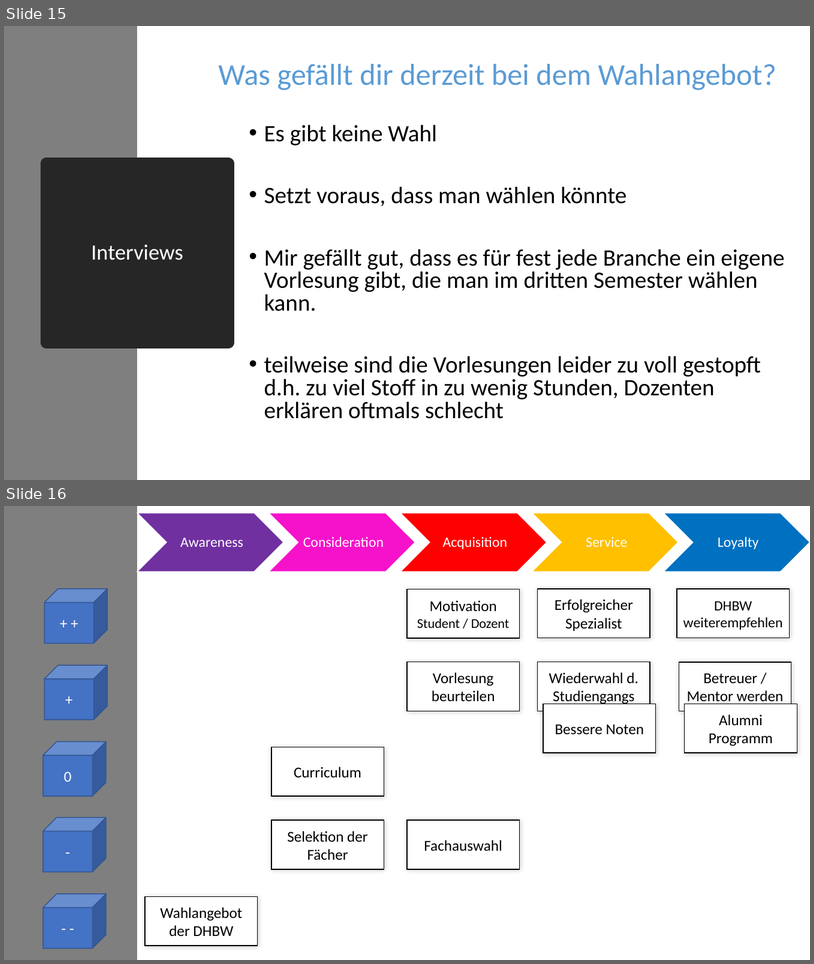
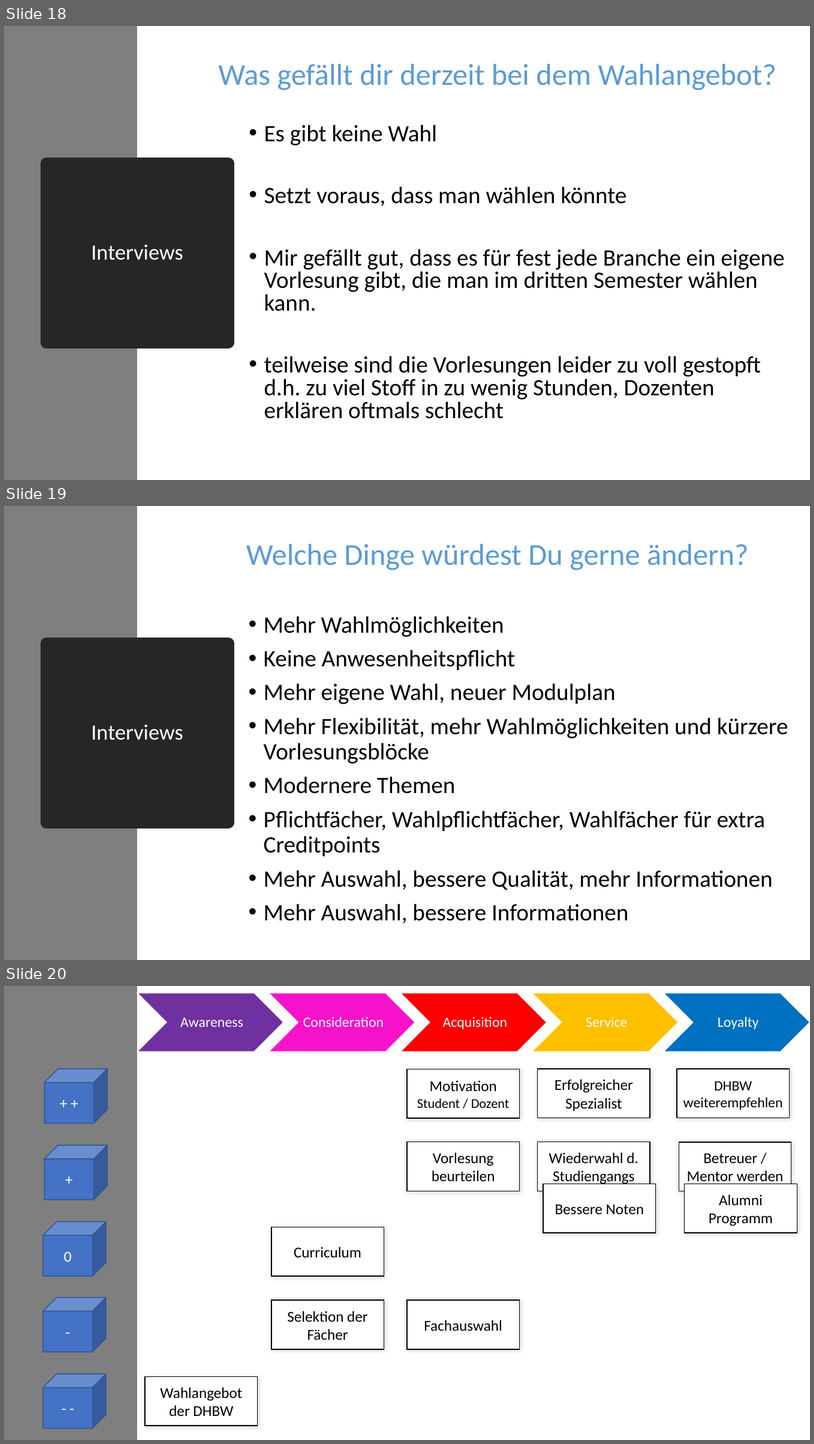
Before and after one commit to KanBen86/personalisierte-Studiengangsgestaltung, a slide deck: Präsentationen/Präsentation 1.pptx. Shown one above the other, each under a label of ours: slides 15 and 16 before the commit, slides 18, 19 and 20 after it. The pictures are 814x964 and 814x1444 pixels, drawn with LibreOffice and Linux fonts; fonts in the diff are those of the drawing. Boxes give left, top, right and bottom in pixels: in the first picture for what was removed or moved away, otherwise in the second. Text is boxed around its words. In the diff, an @@ line names an element or a change of style, - is before the commit and + after.

```diff
--- a/Präsentationen/Präsentation 1.pptx
+++ b/Präsentationen/Präsentation 1.pptx
@@ slide 19 added at box(4, 506, 810, 960), background #FFFFFF @@
@@ rectangle added at box(4, 506, 137, 960), fill #7F7F7F @@
@@ text added at box(246, 544, 749, 570), 36 pt, text gradient #1F4E79 to #5B9BD5 to #9DC3E6 @@
+Welche Dinge würdest Du gerne ändern?
@@ text added at box(264, 616, 789, 923), 28 pt, text #000000 @@
+• Mehr Wahlmöglichkeiten
+• Keine Anwesenheitspflicht
+• Mehr eigene Wahl, neuer Modulplan
+• Mehr Flexibilität, mehr Wahlmöglichkeiten und kürzere Vorlesungsblöcke
+• Modernere Themen
+• Pflichtfächer, Wahlpflichtfächer, Wahlfächer für extra Creditpoints
+• Mehr Auswahl, bessere Qualität, mehr Informationen
+• Mehr Auswahl, bessere Informationen
@@ title added at box(47, 643, 228, 822), fill #262626, outline #262626 13.75 pt, 26 pt, text #FFFFFF @@
+Interviews
@@ what was slide 15 is now slide 18 @@
@@ what was slide 16 is now slide 20 @@
```
Also in this commit, not shown: 1 slide changed, 5 other slides added, 2 slides removed.
